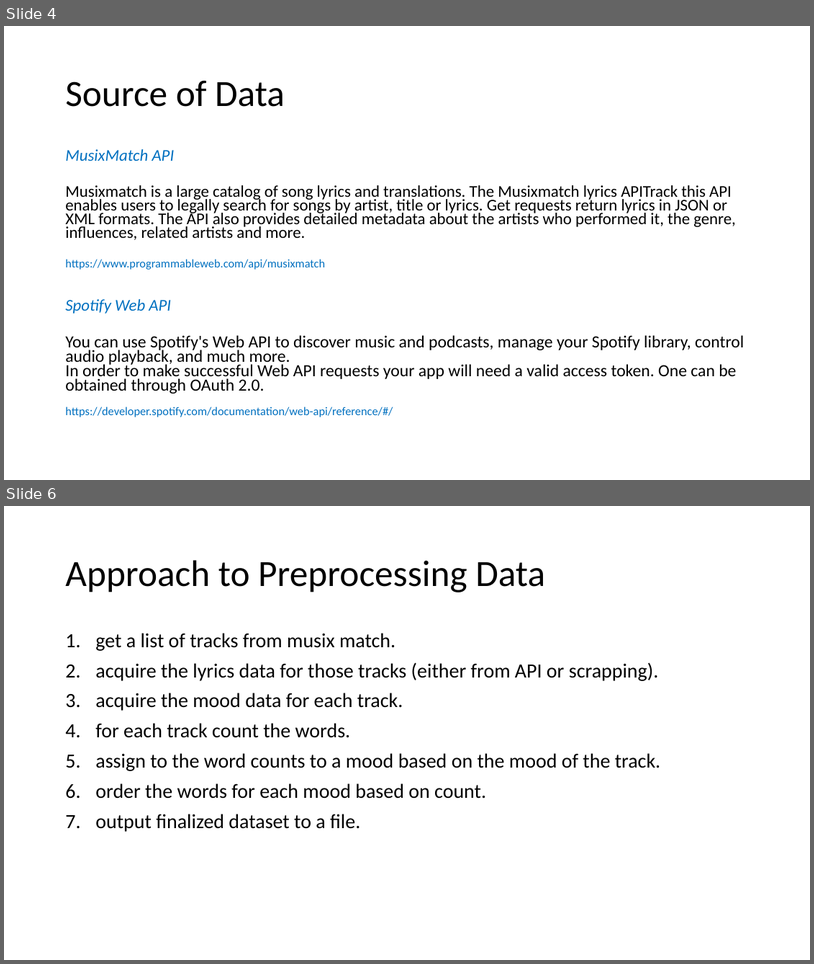
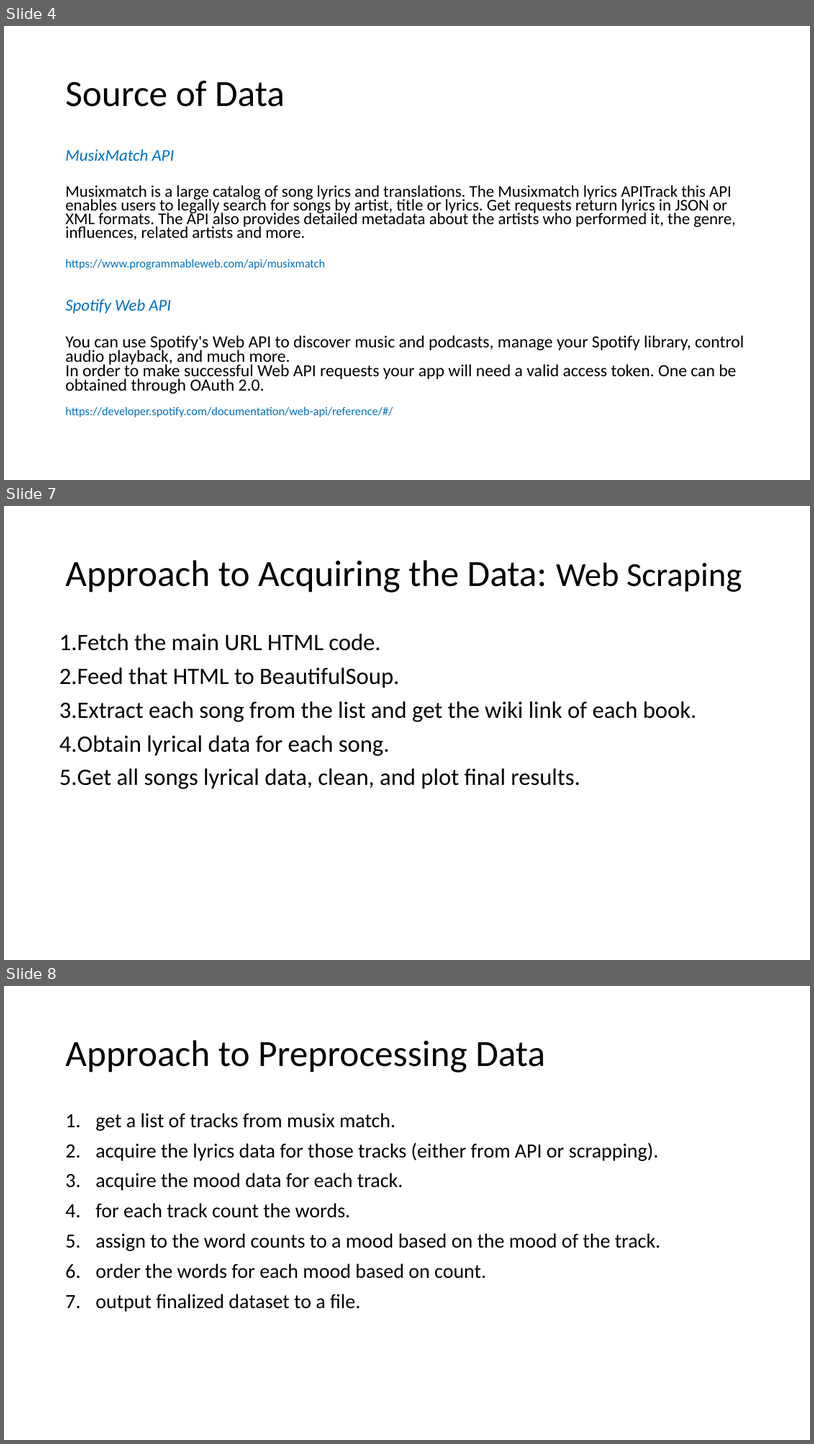
Before and after one commit to TrevorPawlewicz/DSCI-511-Course-Project, a slide deck: Presentation PowerPoint/Project-Presentation-Template.pptx. Shown one above the other, each under a label of ours: slides 4 and 6 before the commit, slides 4, 7 and 8 after it; the slides between them are not shown. The pictures are 814x964 and 814x1444 pixels, drawn with LibreOffice and Linux fonts; fonts in the diff are those of the drawing. Boxes give left, top, right and bottom in pixels: in the first picture for what was removed or moved away, otherwise in the second. Text is boxed around its words. In the diff, an @@ line names an element or a change of style, - is before the commit and + after.

```diff
--- a/Presentation PowerPoint/Project-Presentation-Template.pptx
+++ b/Presentation PowerPoint/Project-Presentation-Template.pptx
@@ slide 7 added at (4,506,810,960), background #FFFFFF @@
@@ title added at (65,560,742,592), 44 pt, text #000000 @@
+Approach to Acquiring the Data: Web Scraping
@@ text added at (59,633,697,789), 28 pt, text #000000 @@
+1. Fetch the main URL HTML code.
+2. Feed that HTML to BeautifulSoup.
+3. Extract each song from the list and get the wiki link of each book.
+4. Obtain lyrical data for each song.
+5. Get all songs lyrical data, clean, and plot final results.
@@ what was slide 6 is now slide 8 @@
```
Also in this commit, not shown: 4 slides changed, 1 other slide added, 5 other files.
